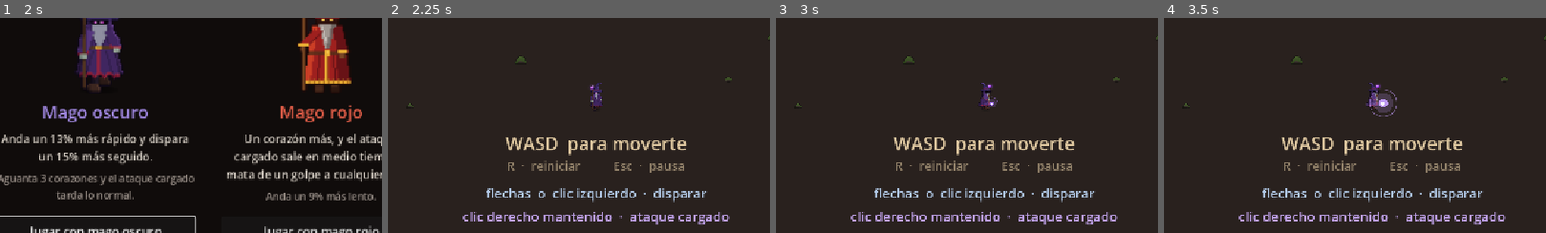
Above: before the commit, frames 1-4 (left to right).
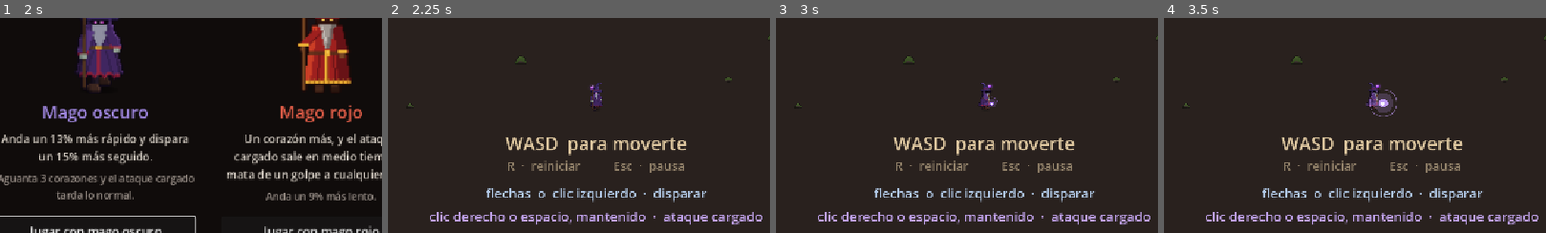
Above: after the commit, the same moments.

Repository: MatiasRodrigo0502/Vacio
Game: Godot game, scene res://scenes/MenuPrincipal.tscn
Same seed, same stepped clock (60 frames per second), same inputs: the game is played once before the commit and once after it.
Inputs (mouse positions are % of the whole screen's width and height, from its top left):
- Up to frame 1 (2 s): click "Jugar" at 0.5 s; click "Jugar" at 1.25 s
- Up to frame 2 (2.25 s): click "Jugar con mago oscuro" at 2 s
- Up to frame 3 (3 s): tap Enter at 2.75 s; move the mouse to (72, 45) at 2.77 s; hold Right (disparar_derecha) from 2.78 s (still down); hold Right mouse button (cargar_ataque) from 2.78 s (still down)
- Up to frame 4 (3.5 s): keep holding Right (disparar_derecha); keep holding Right mouse button (cargar_ataque)
The pictures show only the part of the screen within x 23-73%, y 28-78%; the shares and areas given below are measured in that part.

Frame 1 is identical in both runs. In frame 2, 2.0% of the frame differs, in the area x 11-98%, y 90-97%; in frame 3, 2.0%; in frame 4, 2.0%.

Commit message:
El ataque cargado tambien se lanza con el espacio
Se mantiene el espacio igual que el clic derecho y se suelta cuando el aro
se cierra; apunta al raton como siempre. Actualizados el cartel del piso 1,
el texto de controles del menu, el README y los documentos.

Co-Authored-By: Claude Opus 5.5 <noreply@anthropic.com>

Diff:
--- a/project.godot
+++ b/project.godot
@@ -74,6 +74,7 @@
 cargar_ataque={
 "deadzone": 0.2,
 "events": [Object(InputEventMouseButton,"resource_local_to_scene":false,"resource_name":"","device":-1,"window_id":0,"a …(253 unchanged characters)…
+, Object(InputEventKey,"resource_local_to_scene":false,"resource_name":"","device":-1,"window_id":0,"alt_pressed":false,"shift_pressed":false,"ctrl_pressed":false,"meta_pressed":false,"pressed":false,"keycode":0,"physical_keycode":32,"key_label":0,"unicode":0,"location":0,"echo":false,"script":null)
 ]
 }
 reiniciar_partida={
--- a/scenes/MenuPrincipal.tscn
+++ b/scenes/MenuPrincipal.tscn
@@ -143,7 +143,7 @@
 text = "Cada piso es un mapa de salas: busca la del agujero para bajar al siguiente.
 Al entrar en una sala con enemigos se cierran las puertas hasta que acabes con ellos.
 Disparas con las flechas o apuntando con el ratón: matan enemigos.
-Mantén el clic derecho para cargar un ataque: cuando el aro se cierre, suéltalo.
+Mantén el clic derecho o el espacio para cargar un ataque: cuando el aro se cierre, suéltalo.
 El cargado atraviesa enemigos y pega más fuerte, pero las rocas lo paran igual.
 Las rocas son sólidas: no se pueden cruzar ni romper, pero te sirven de parapeto.
 Te quitan vida los enemigos, sus disparos, los pinchos, la lava y caer al vacío.
--- a/scenes/Tutorial.tscn
+++ b/scenes/Tutorial.tscn
@@ -37,7 +37,7 @@
 offset_right = 1200.0
 offset_bottom = 46.0
 theme_override_font_sizes/font_size = 32
-text = "clic derecho mantenido  ·  ataque cargado"
+text = "clic derecho o espacio, mantenido  ·  ataque cargado"
 horizontal_alignment = 1
 vertical_alignment = 1
 
Not shown, changed: CLAUDE.md
Not shown, changed: README.md
Not shown, changed: docs/todo-lo-hecho.md
